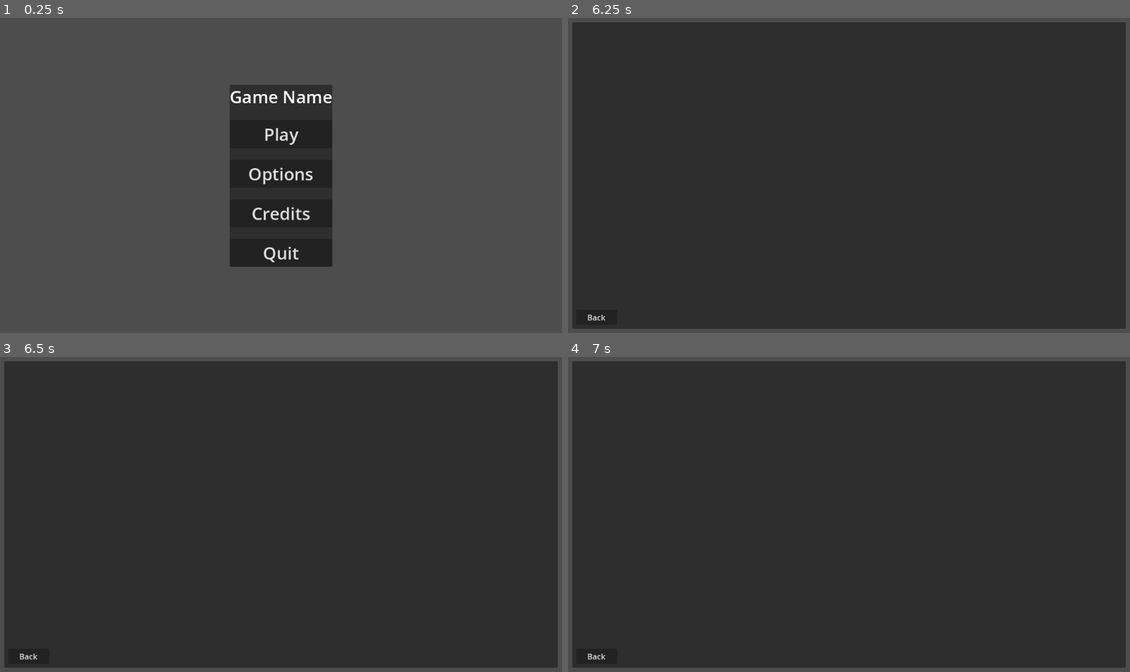
Above: before the commit, frames 1-4 (two rows, left to right).
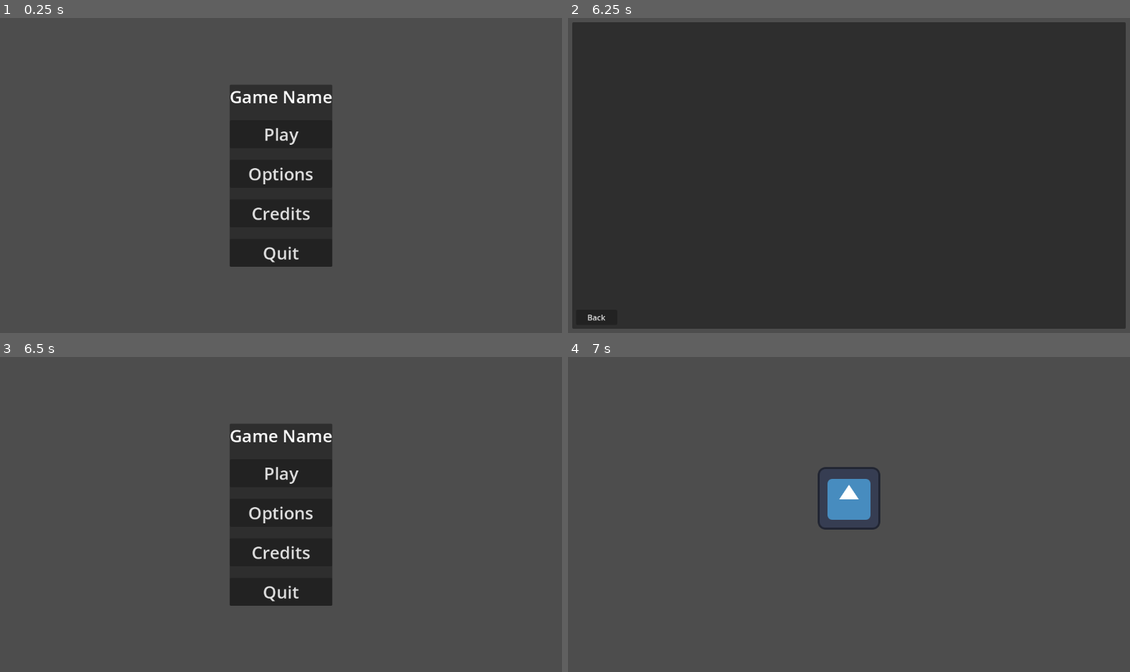
Above: after the commit, the same moments.

Repository: cjack-chmod/GodotGameJamTemplate
Game: Godot game, scene res://menus/main_menu/main_menu.tscn
Two runs of this game, one before a commit and one after it. Both use one fixed random seed, a clock stepped at 60 frames per second and the inputs below. The engine's default icon, where the game draws it, is replaced by a stand-in: a white triangle on a blue panel in a dark square.
Inputs (mouse positions are in pixels of both pictures, inside the frame that each line leads up to):
- Up to frame 1 (0.25 s): no input
- Up to frame 2 (6.25 s): click "Options" at 0.5 s; click "Back" at 1.25 s; click "Credits" at 2 s; tap Enter at 2.75, 4.25, 5.75 s; tap Space at 3.5, 5 s
- Up to frame 3 (6.5 s): tap Escape (pause) at 6.4 s
- Up to frame 4 (7 s): click (849, 473) at 6.5 s, where only the run after the commit has a clickable "Play"

Frames 1-2 are identical in both runs. In frame 3, 86% of the frame differs, in the area x 0-100%, y 1-99%; in frame 4, 96%.

Commit message:
escape button to close main menu menus

Diff:
--- a/menus/main_menu/main_menu.gd
+++ b/menus/main_menu/main_menu.gd
@@ -3,6 +3,7 @@
 const OPTIONS_MENU: PackedScene = preload("res://menus/options_menu/options_menu.tscn")
 const CREDITS: PackedScene = preload("res://menus/credits/credits.tscn")
 
+@onready var current_focus: Node = self
 @onready var margin_container: MarginContainer = $MarginContainer
 
 
@@ -13,34 +14,43 @@
 	$%CreditsButton.pressed.connect(_on_credits_pressed)
 
 
+# launces main scene defined in ScreenTransition
 func _on_play_pressed() -> void:
 	# set any starting conditions here
 	ScreenTransition.transition_to_scene(ScreenTransition.main_scene_file_path)
 
 
+# launches credits menu, and binds back key to close fnc
 func _on_credits_pressed() -> void:
 	margin_container.visible = false
 	var credits_instance: CanvasLayer = CREDITS.instantiate()
 	add_child(credits_instance)
-	credits_instance.sig_back_pressed.connect(_on_credits_closed.bind(credits_instance))
+	current_focus = credits_instance
+	credits_instance.sig_back_pressed.connect(_on_secondary_menu_closed.bind(credits_instance))
 
 
+# launches options menu, and binds back key to close fnc
 func _on_options_pressed() -> void:
 	margin_container.visible = false
 	var options_instance: CanvasLayer = OPTIONS_MENU.instantiate()
 	add_child(options_instance)
-	options_instance.sig_back_pressed.connect(_on_options_closed.bind(options_instance))
+	current_focus = options_instance
+	options_instance.sig_back_pressed.connect(_on_secondary_menu_closed.bind(options_instance))
 
 
 func _on_quit_pressed() -> void:
 	get_tree().quit()
 
 
-func _on_options_closed(options_instance: Node) -> void:
-	options_instance.queue_free()
+# closes the passed in secondary menu
+func _on_secondary_menu_closed(menu_instance: Node) -> void:
+	current_focus = self
+	menu_instance.queue_free()
 	margin_container.visible = true
 
 
-func _on_credits_closed(credits_instance: Node) -> void:
-	credits_instance.queue_free()
-	margin_container.visible = true
+# closes secondary menus using escape key
+func _input(event: InputEvent) -> void:
+	if event.is_action_pressed("pause"):
+		if current_focus != self:
+			_on_secondary_menu_closed(current_focus)
